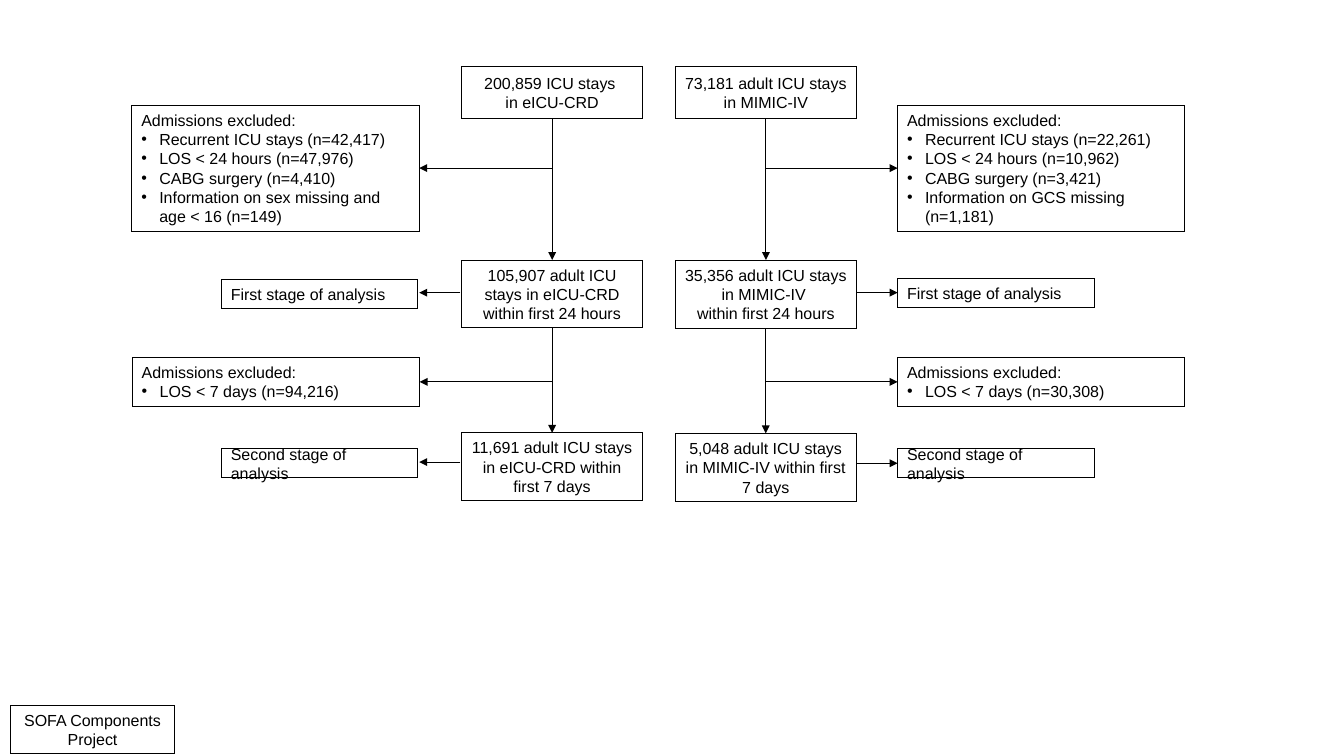
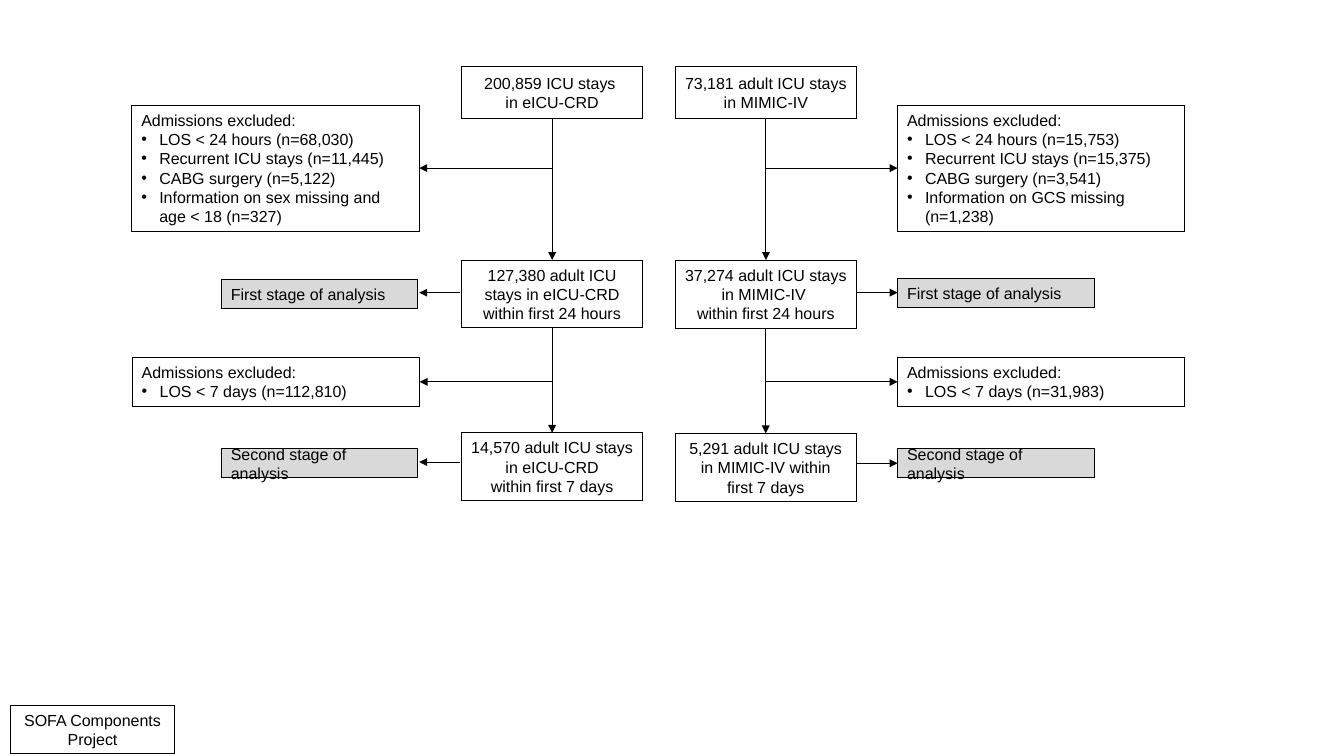
Before and after one commit to joamats/mit-sofa-components, a slide deck: slide 1 of results/Flow chart SOFA.pptx. Drawn at 1344x756 pixels with LibreOffice and Linux fonts; fonts in the diff are those of the drawing. Boxes give left, top, right and bottom in pixels: in the first picture for what was removed or moved away, otherwise in the second. Text is boxed around its words. In the diff, an @@ line names an element or a change of style, - is before the commit and + after.

Commit message:
Modify PPTX's flowchart with new numbers

```diff
--- a/results/Flow chart SOFA.pptx
+++ b/results/Flow chart SOFA.pptx
@@ text in rectangle at [159, 133, 384, 226]: text changed @@
-• Recurrent ICU stays (n=42,417)
-• LOS < 24 hours (n=47,976)
-• CABG surgery (n=4,410)
-• Information on sex missing and age < 16 (n=149)
+• LOS < 24 hours (n=68,030)
+• Recurrent ICU stays (n=11,445)
+• CABG surgery (n=5,122)
+• Information on sex missing and age < 18 (n=327)
@@ text in rectangle at [925, 133, 1151, 226]: text changed @@
-• Recurrent ICU stays (n=22,261)
-• LOS < 24 hours (n=10,962)
-• CABG surgery (n=3,421)
-• Information on GCS missing (n=1,181)
+• LOS < 24 hours (n=15,753)
+• Recurrent ICU stays (n=15,375)
+• CABG surgery (n=3,541)
+• Information on GCS missing (n=1,238)
@@ text in rectangle at [483, 269, 621, 319]: text changed @@
-105,907 adult ICU stays in eICU-CRD within first 24 hours
+127,380 adult ICU stays in eICU-CRD within first 24 hours
@@ text in rectangle at [685, 269, 846, 300]: text changed @@
-35,356 adult ICU stays in MIMIC-IV
+37,274 adult ICU stays in MIMIC-IV
@@ text in rectangle at [160, 385, 346, 401]: text changed @@
-• LOS < 7 days (n=94,216)
+• LOS < 7 days (n=112,810)
@@ text in rectangle at [925, 385, 1105, 401]: text changed @@
-• LOS < 7 days (n=30,308)
+• LOS < 7 days (n=31,983)
@@ fill none to #D9D9D9 in 4 elements at [898, 278, 1094, 307], [898, 448, 1094, 477], [222, 279, 419, 308], [222, 448, 419, 477] @@
@@ text in rectangle at [471, 441, 633, 496]: text changed @@
-11,691 adult ICU stays in eICU-CRD within first 7 days
+14,570 adult ICU stays in eICU-CRD
+within first 7 days
@@ text in rectangle at [689, 442, 842, 497]: text changed @@
-5,048 adult ICU stays in MIMIC-IV within first 7 days
+5,291 adult ICU stays in MIMIC-IV within
+first 7 days
```
Also in this commit, not shown: 1 other file.
